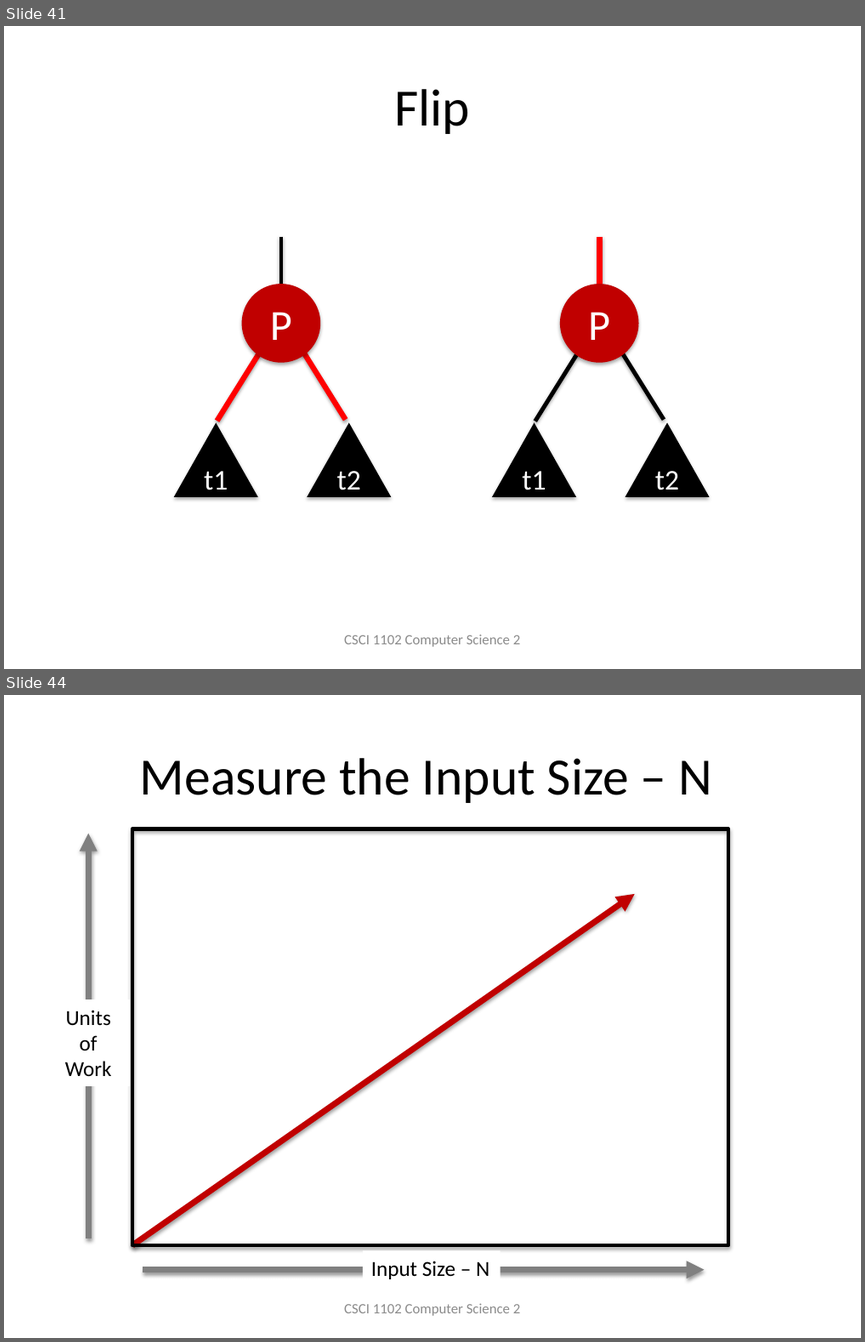
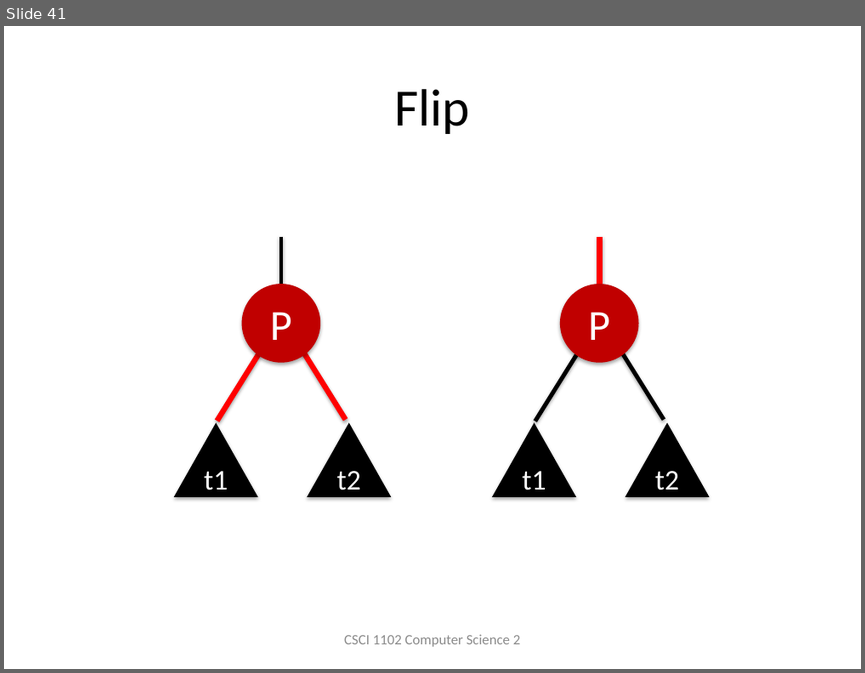
Before and after one commit to BC-CSCI1102/week12, a slide deck: slides/T.4.13.2-3-4.Trees.pptx. Shown one above the other, each under a label of ours: slides 41 and 44 before the commit, slide 41 after it; the slides between them are not shown. The pictures are 865x1342 and 865x673 pixels, drawn with LibreOffice and Linux fonts; fonts in the diff are those of the drawing. Boxes give left, top, right and bottom in pixels: in the first picture for what was removed or moved away, otherwise in the second. Text is boxed around its words. In the diff, an @@ line names an element or a change of style, - is before the commit and + after.

```diff
--- a/slides/T.4.13.2-3-4.Trees.pptx
+++ b/slides/T.4.13.2-3-4.Trees.pptx
@@ slide 44 removed at [4,695,861,1338], background #FFFFFF @@
@@ title removed at [140,758,712,803] @@
-Measure the Input Size – N
@@ arrow removed from (88, 1238) to (88, 833) @@
@@ rectangle removed at [132,828,729,1245] @@
@@ arrow removed from (132, 1245) to (635, 894) @@
@@ rectangle removed at [46,999,130,1086] @@
-Units of Work
@@ rectangle removed at [362,1250,500,1285] @@
-Input Size – N
@@ arrow removed from (143, 1269) to (704, 1269) @@
@@ text removed at [344,1303,520,1315] @@
-CSCI 1102 Computer Science 2
```
Also in this commit, not shown: 2 other slides removed.
